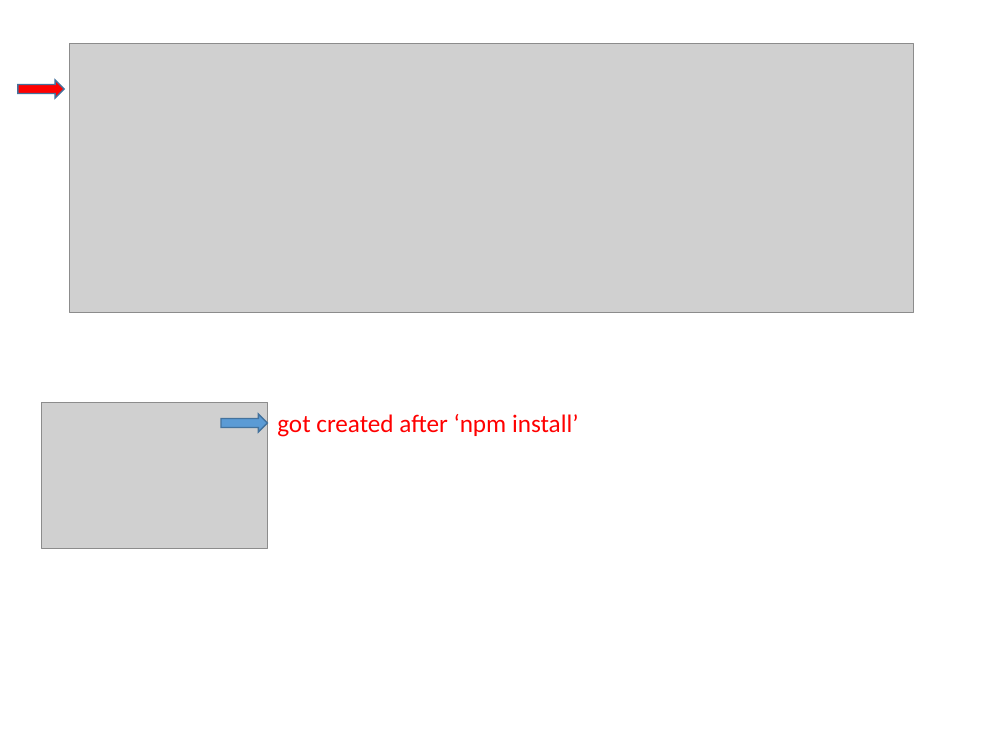
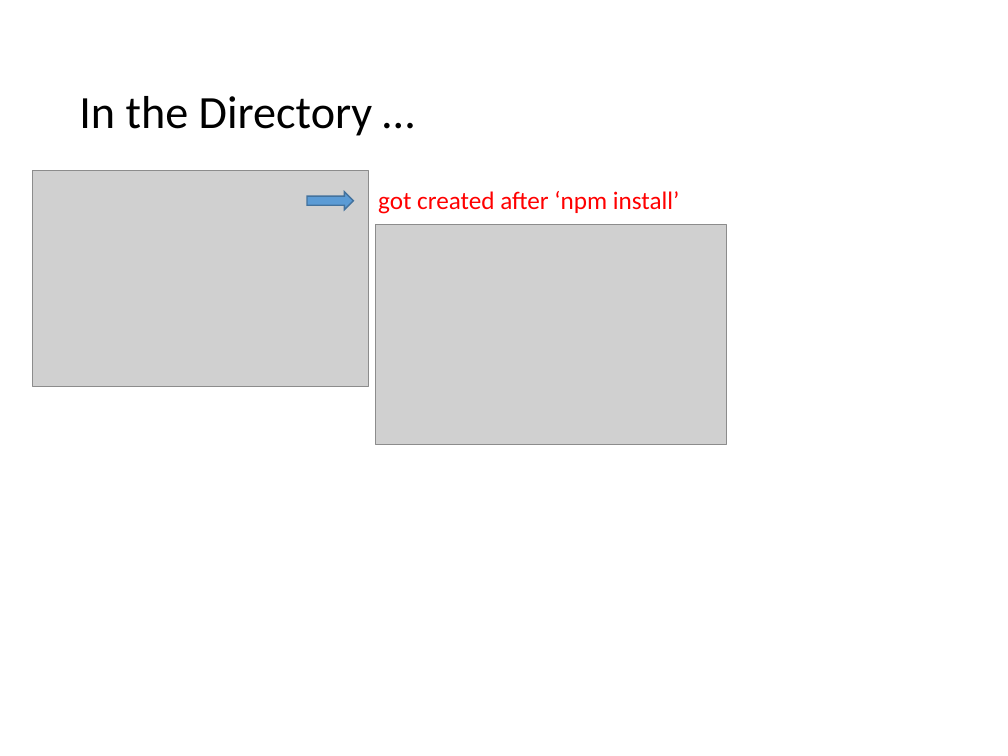
Before and after one commit to jyunming-chen/node-study, a slide deck: slide 5 of study.pptx (slide 4 before the commit). Drawn at 1008x756 pixels with LibreOffice and Linux fonts; fonts in the diff are those of the drawing; grey boxes stand for pictures. Boxes give left, top, right and bottom in pixels: in the first picture for what was removed or moved away, otherwise in the second. Text is boxed around its words. In the diff, an @@ line names an element or a change of style, - is before the commit and + after.

```diff
--- a/study.pptx
+++ b/study.pptx
@@ picture removed at (70,43,914,312) @@
@@ right arrow removed at (18,80,65,98) @@
@@ title added at (79,96,373,136), 33 pt, text #000000 @@
+In the Directory …
@@ picture: place and size @@
-picture at (41,402,268,548)
+picture at (33,170,369,386)
@@ text "got created after ‘npm install’": place and size @@
-text "got created after ‘npm install’" at (277,414,579,437)
+text "got created after ‘npm install’" at (378,191,680,214)
@@ right arrow: place and size @@
-right arrow at (221,414,267,432)
+right arrow at (307,192,354,210)
@@ picture added at (375,225,726,445) @@
```
Also in this commit, not shown: 5 other slides changed, 22 slides added, 1 slide removed, 29 other files.
